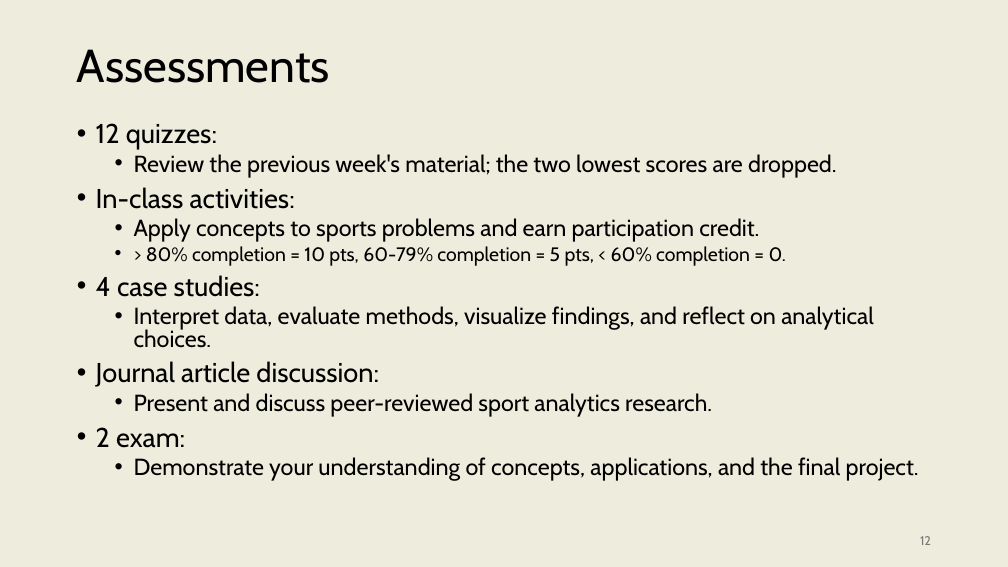
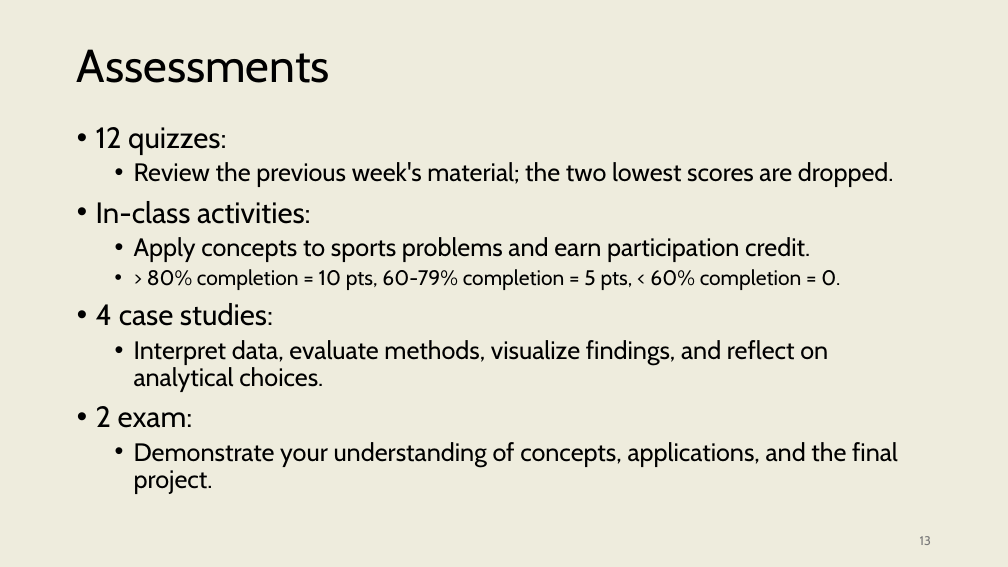
Before and after one commit to onishisaryu/HES-3000-Sports-Data-Analytics, a slide deck: slide 13 of pptx/Lecture0.pptx (slide 12 before the commit). Drawn at 1008x567 pixels with LibreOffice and Linux fonts; fonts in the diff are those of the drawing. Boxes give left, top, right and bottom in pixels: in the first picture for what was removed or moved away, otherwise in the second. Text is boxed around its words. In the diff, an @@ line names an element or a change of style, - is before the commit and + after.

Commit message:
week 1 updates

```diff
--- a/pptx/Lecture0.pptx
+++ b/pptx/Lecture0.pptx
@@ text "12 quizzes:" at bbox=[96, 127, 898, 494]: size 25.9 to 28 pt in "12 quizzes:", "In-class activities:", "4 case studies:", "2 exam:"; size 22.2 to 24 pt in "Review the previous week's material; the two ...", "Apply concepts to sports problems and earn ...", "Interpret data, evaluate methods, visualize findings, and ...", "Demonstrate your understanding of concepts, applications, an ..."; size 18.5 to 20 pt in "> 80% completion = 10 pts, 60-79% ..."; line spacing 0.8 to 0.9 @@
@@ text at bbox=[96, 361, 712, 417]: paragraphs removed @@
-• Journal article discussion:
-  • Present and discuss peer-reviewed sport analytics research.
@@ page number at bbox=[920, 536, 931, 545]: text changed @@
-12
+13
```
Also in this commit, not shown: 2 other slides changed, 1 slide added, 2 other files.
